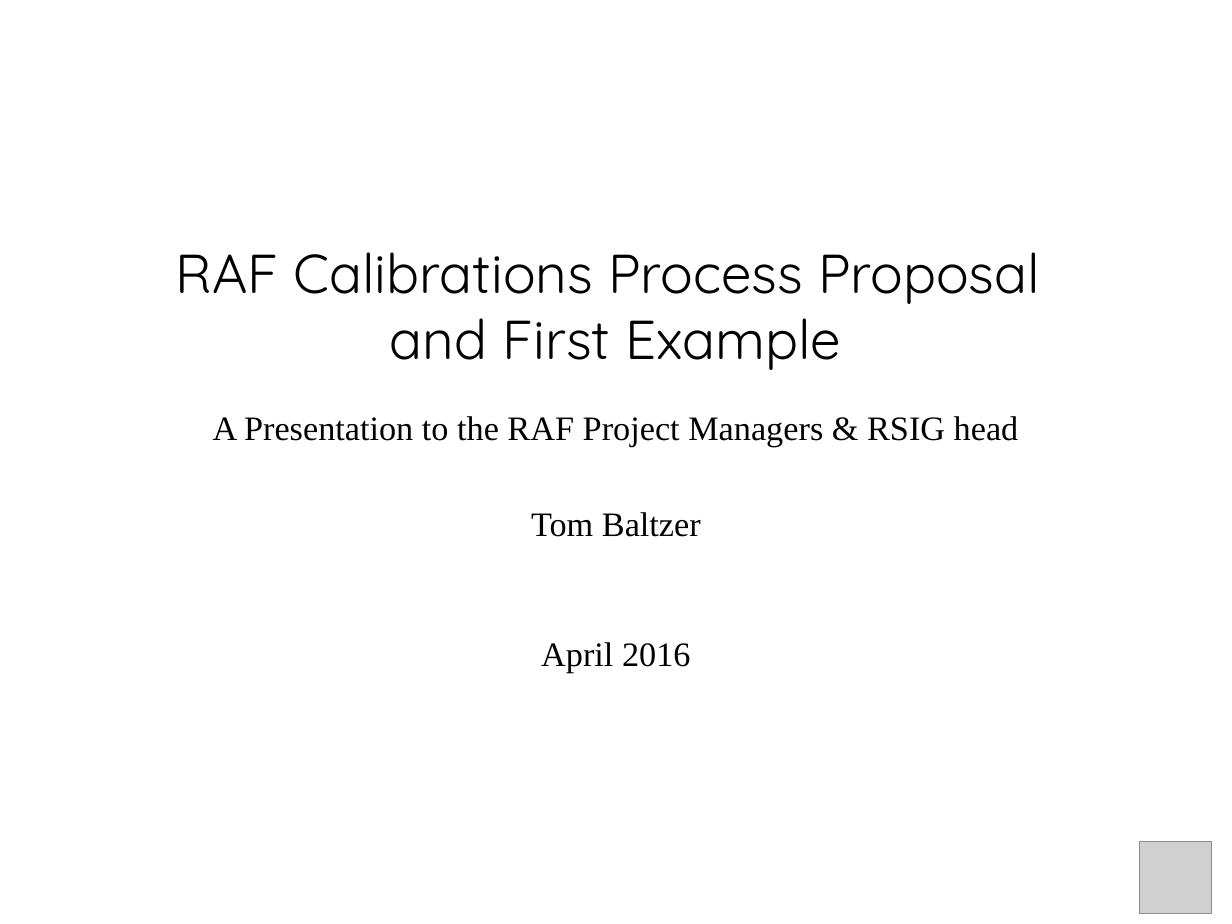
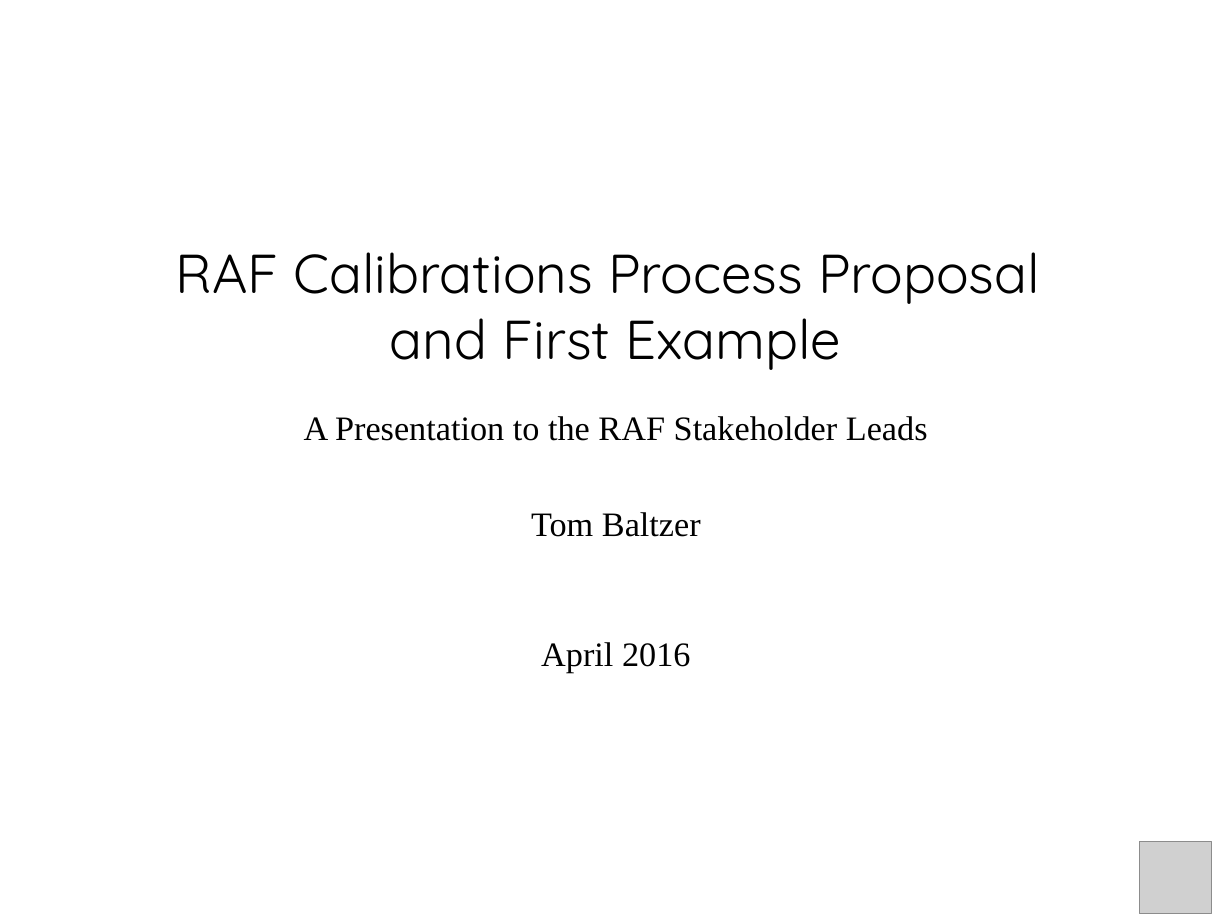
Before and after one commit to NCAR/aircraft_caledit, a slide deck: slide 1 of docs/edit_cal.PMs.201604.pptx. Drawn at 1232x924 pixels with LibreOffice and Linux fonts; fonts in the diff are those of the drawing; grey boxes stand for pictures; background and template pictures are left out. Boxes give left, top, right and bottom in pixels: in the first picture for what was removed or moved away, otherwise in the second. Text is boxed around its words. In the diff, an @@ line names an element or a change of style, - is before the commit and + after.

Commit message:
Updates based on meeting of PMs, Techs, RSIG and SE key stakeholders.

```diff
--- a/docs/edit_cal.PMs.201604.pptx
+++ b/docs/edit_cal.PMs.201604.pptx
@@ subtitle at [304,416,928,441]: text changed @@
-A Presentation to the RAF Project Managers & RSIG head
+A Presentation to the RAF Stakeholder Leads
```
Also in this commit, not shown: 3 slides added.
